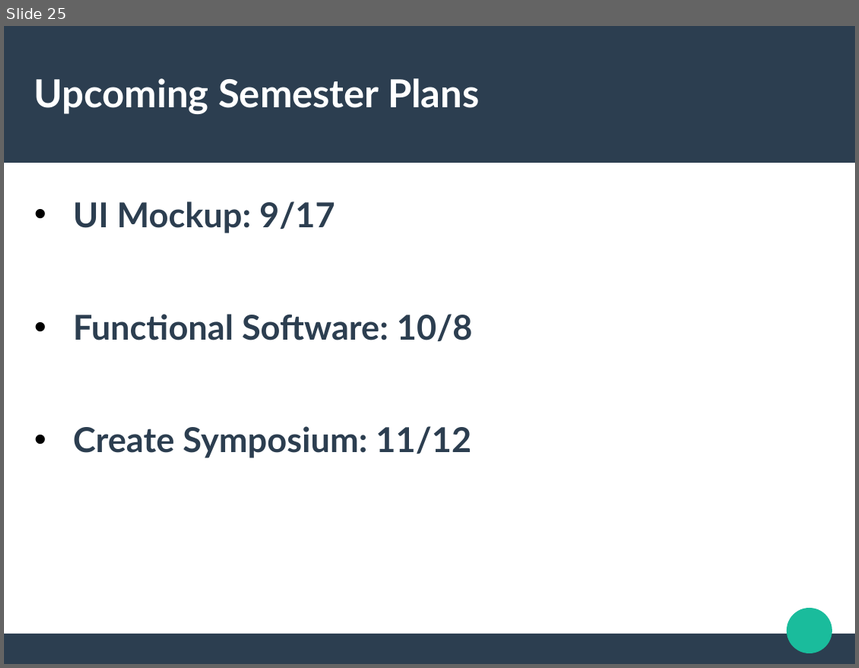
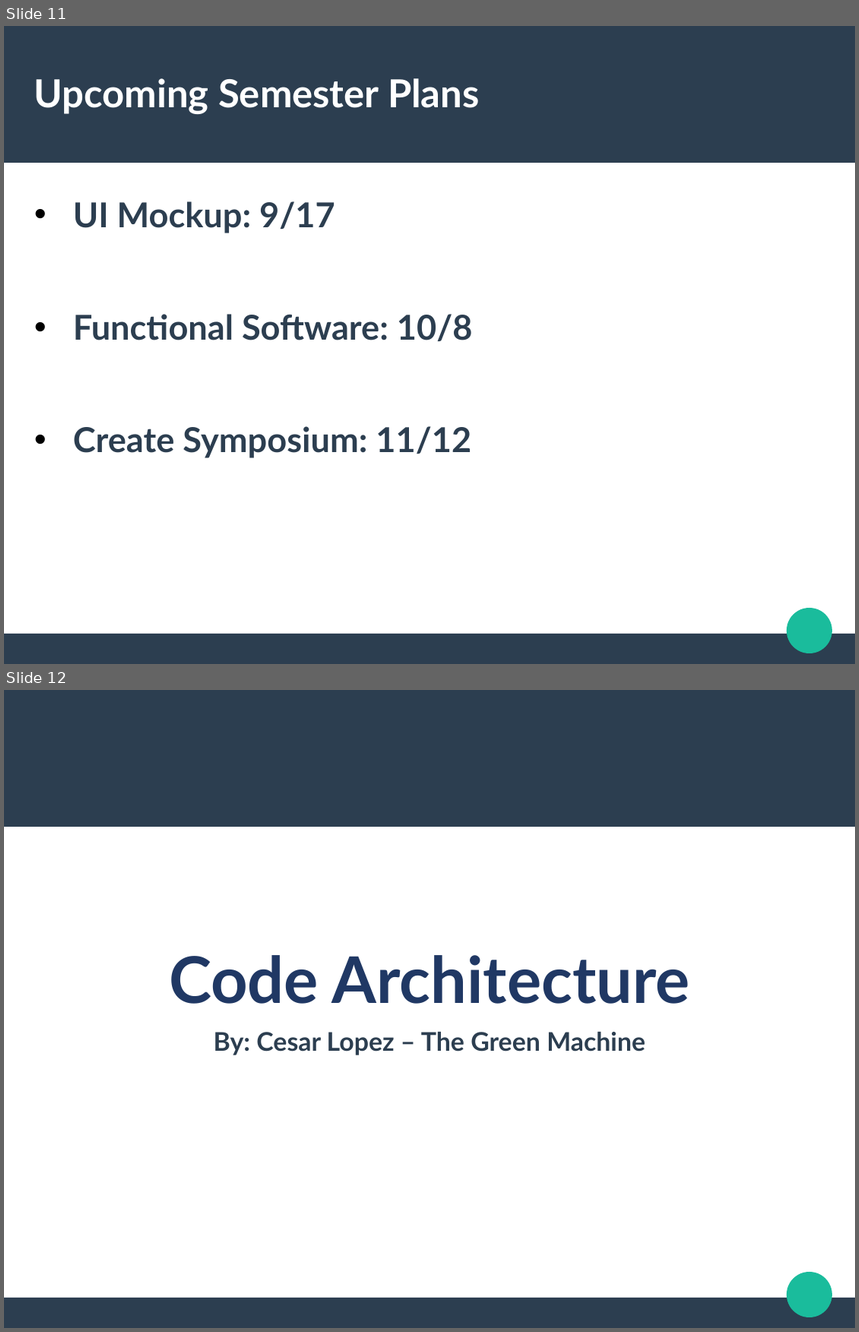
Before and after one commit to GGC-SD/SustainabilityWebsite, a slide deck: Fall2020HTMLDemo/UI.odp. Shown one above the other, each under a label of ours: slide 25 before the commit, slides 11 and 12 after it. The pictures are 859x668 and 859x1332 pixels, drawn with LibreOffice and Linux fonts; fonts in the diff are those of the drawing. Boxes give left, top, right and bottom in pixels: in the first picture for what was removed or moved away, otherwise in the second. Text is boxed around its words. In the diff, an @@ line names an element or a change of style, - is before the commit and + after.

```diff
--- a/Fall2020HTMLDemo/UI.odp
+++ b/Fall2020HTMLDemo/UI.odp
@@ slide 12 added at box(4, 690, 855, 1328), background #FFFFFF; not listed: 3 template elements that a slide beside it also shows @@
@@ title added at box(169, 955, 690, 1004), 60 pt, text #203864, bold @@
+Code Architecture
@@ subtitle added at box(214, 1032, 645, 1056), 24 pt, text #2C3E50, bold @@
+By: Cesar Lopez – The Green Machine
@@ what was slide 25 is now slide 11 @@
```
Also in this commit, not shown: 3 slides changed, 1 slide removed.
